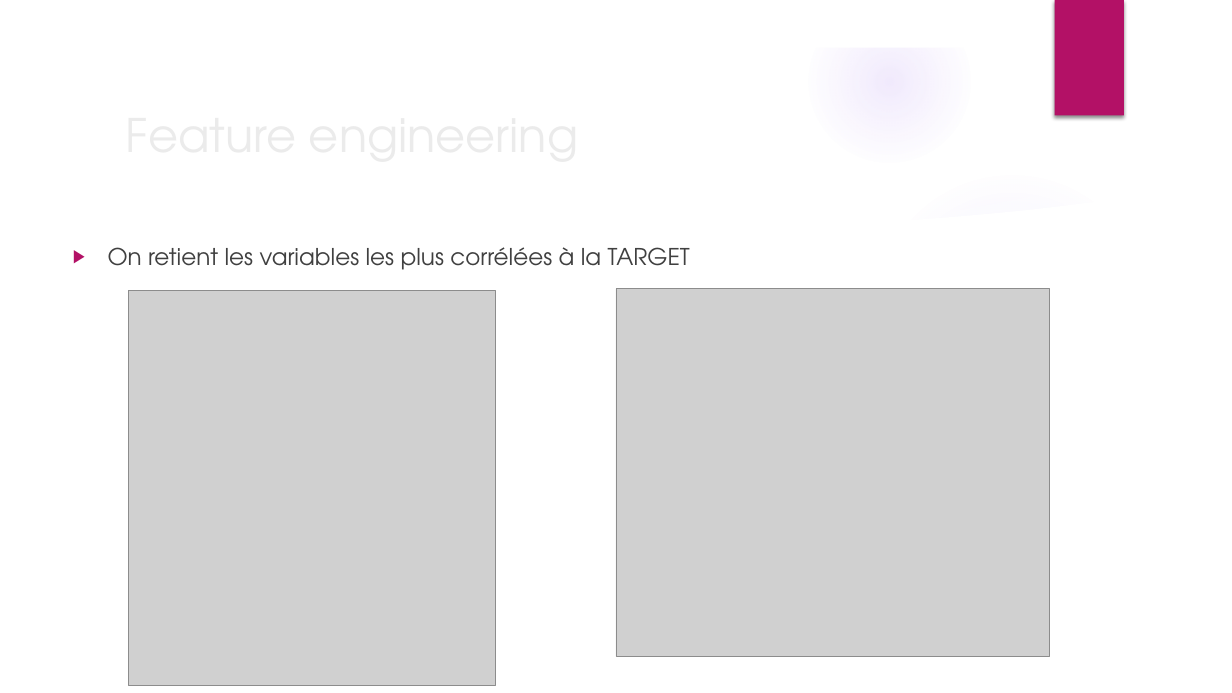
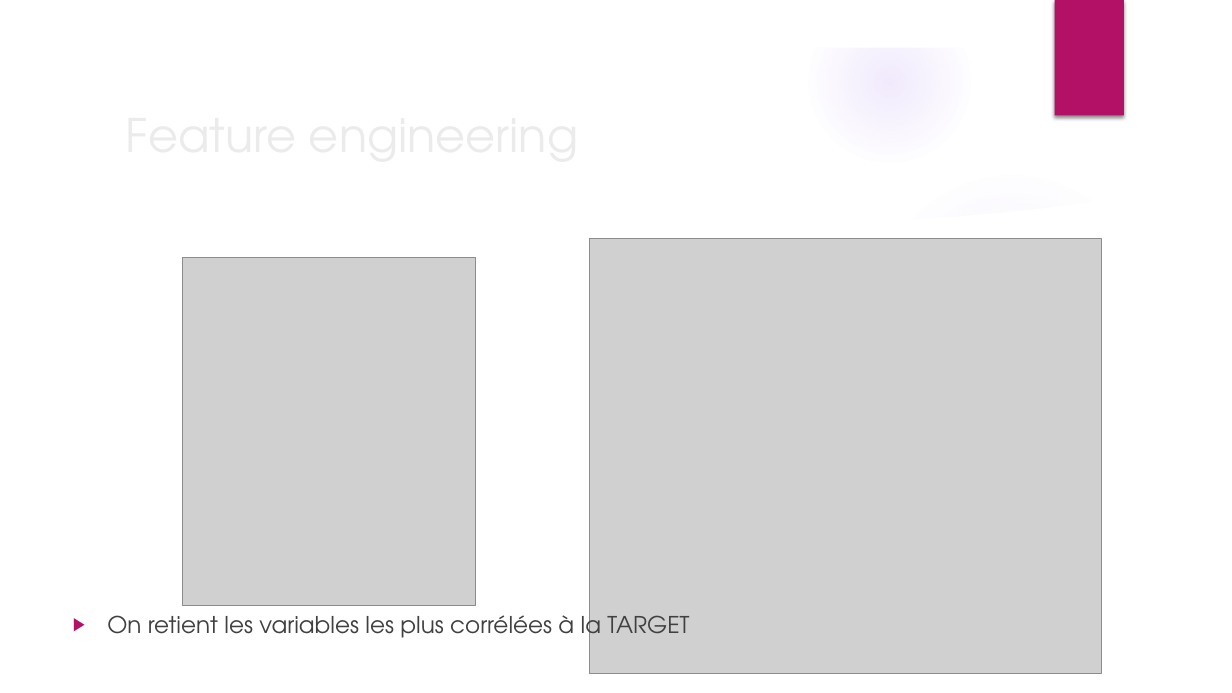
Before and after one commit to ThibaultDieudonne/Credit-Scoring, a slide deck: slide 5 of P4_01_presentation.pptx. Drawn at 1232x693 pixels with LibreOffice and Linux fonts; fonts in the diff are those of the drawing; grey boxes stand for pictures; background and template pictures are left out. Boxes give left, top, right and bottom in pixels: in the first picture for what was removed or moved away, otherwise in the second. Text is boxed around its words. In the diff, an @@ line names an element or a change of style, - is before the commit and + after.

```diff
--- a/P4_01_presentation.pptx
+++ b/P4_01_presentation.pptx
@@ picture: place and size @@
-picture at [616,289,1050,657]
+picture at [590,239,1102,674]
@@ picture: place and size @@
-picture at [129,291,496,686]
+picture at [182,258,476,606]
@@ text "On retient les variables les ..." rewrapped from [108,247,690,270] to [107,610,689,645] @@
```
Also in this commit, not shown: 5 other slides changed, 4 slides added, 2 slides removed, 1 other file.
